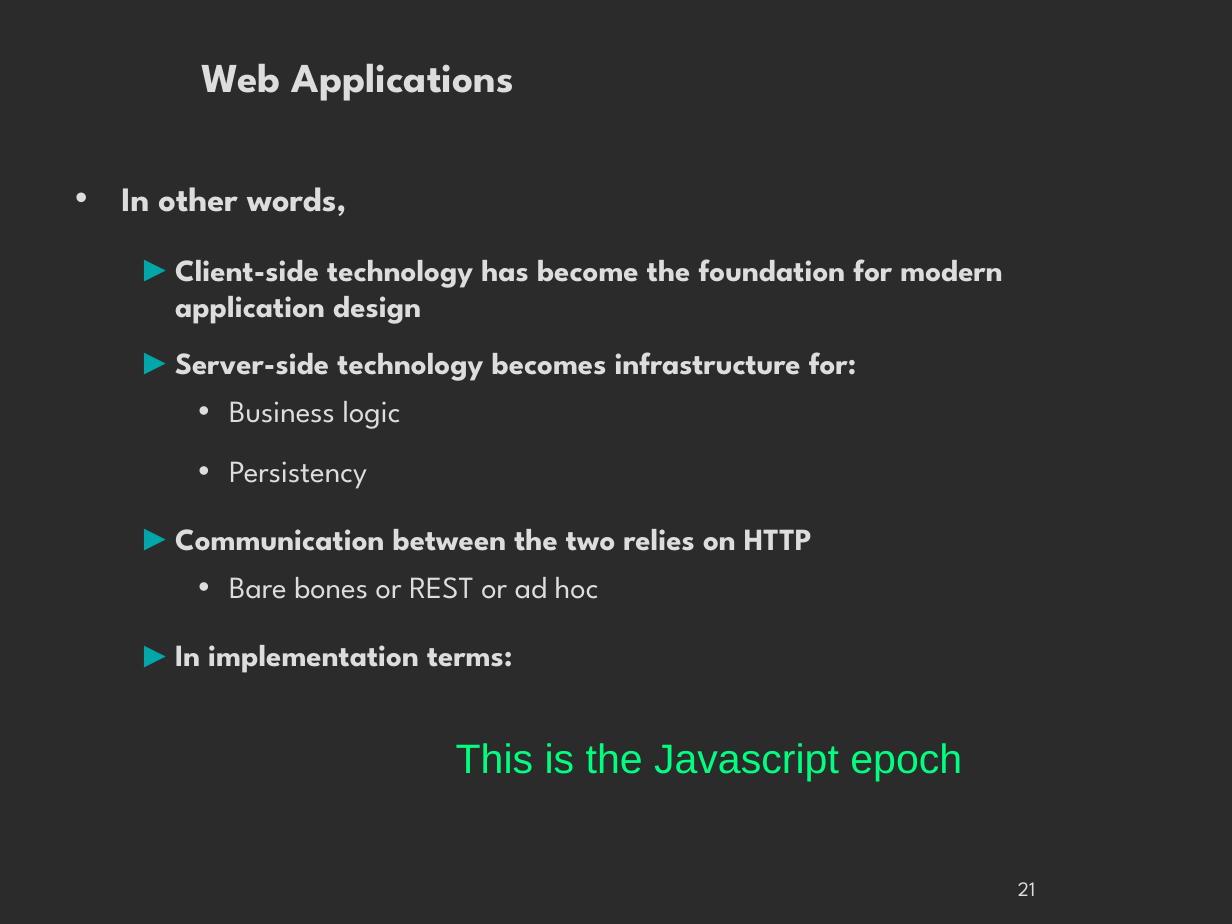
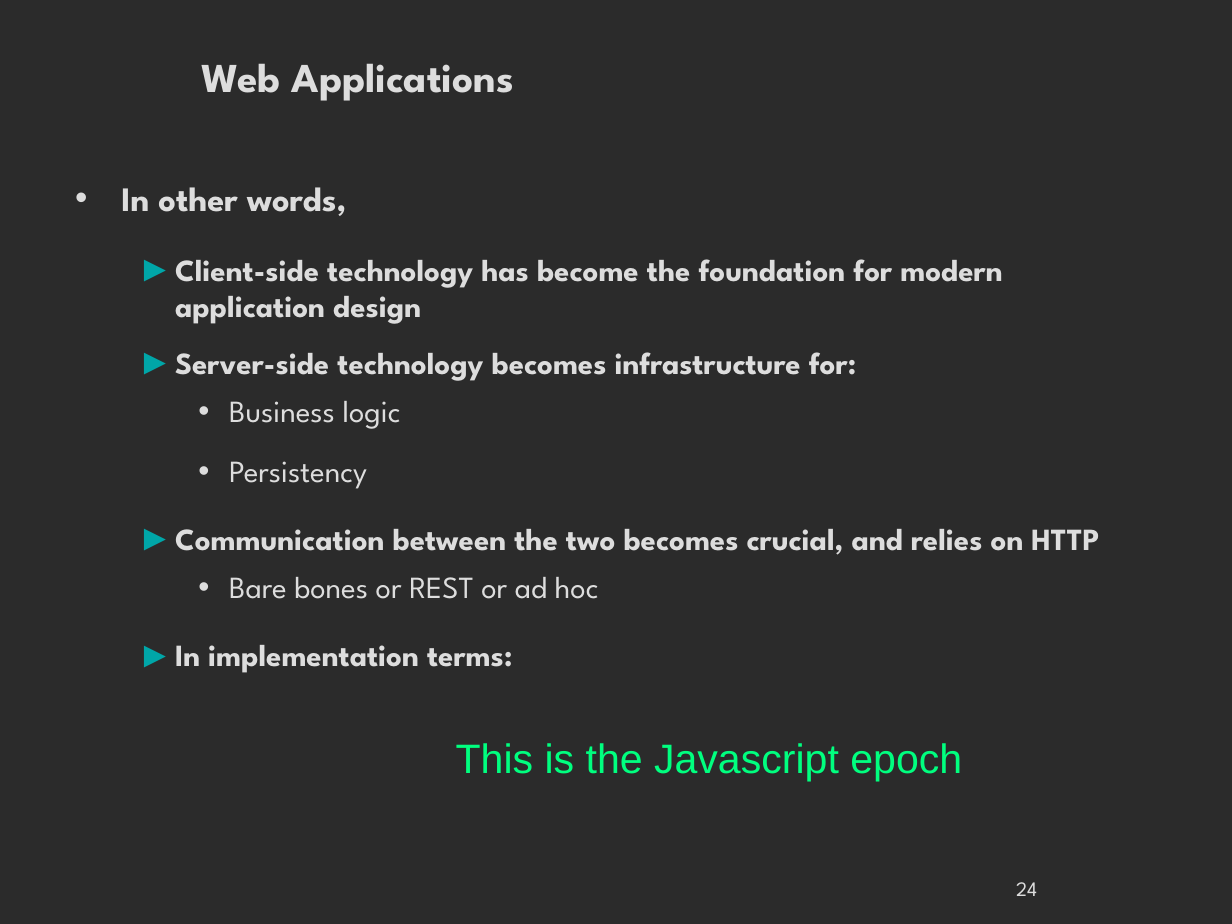
Before and after one commit to danielausparis/arch, a slide deck: slide 24 of archi-web.odp (slide 21 before the commit). Drawn at 1232x924 pixels with LibreOffice and Linux fonts; fonts in the diff are those of the drawing; background and template pictures are left out; a plain dark background stands for a picture behind light text. Boxes give left, top, right and bottom in pixels: in the first picture for what was removed or moved away, otherwise in the second. Text is boxed around its words. In the diff, an @@ line names an element or a change of style, - is before the commit and + after.

```diff
--- a/archi-web.odp
+++ b/archi-web.odp
@@ text at (175,529,1099,555): text changed @@
-  ► Communication between the two relies on HTTP
+  ► Communication between the two becomes crucial, and relies on HTTP
@@ page number at (1016,882,1037,896): text changed @@
-21
+24
```
Also in this commit, not shown: 6 other slides changed, 10 slides added.
